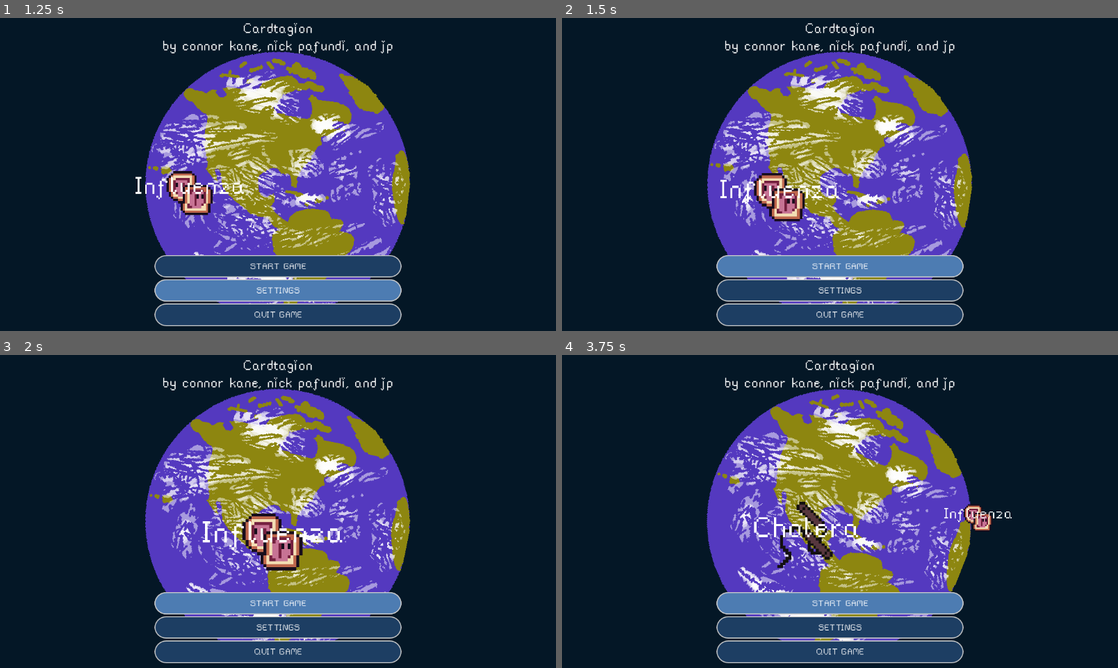
Above: before the commit, frames 1-4 (two rows, left to right).
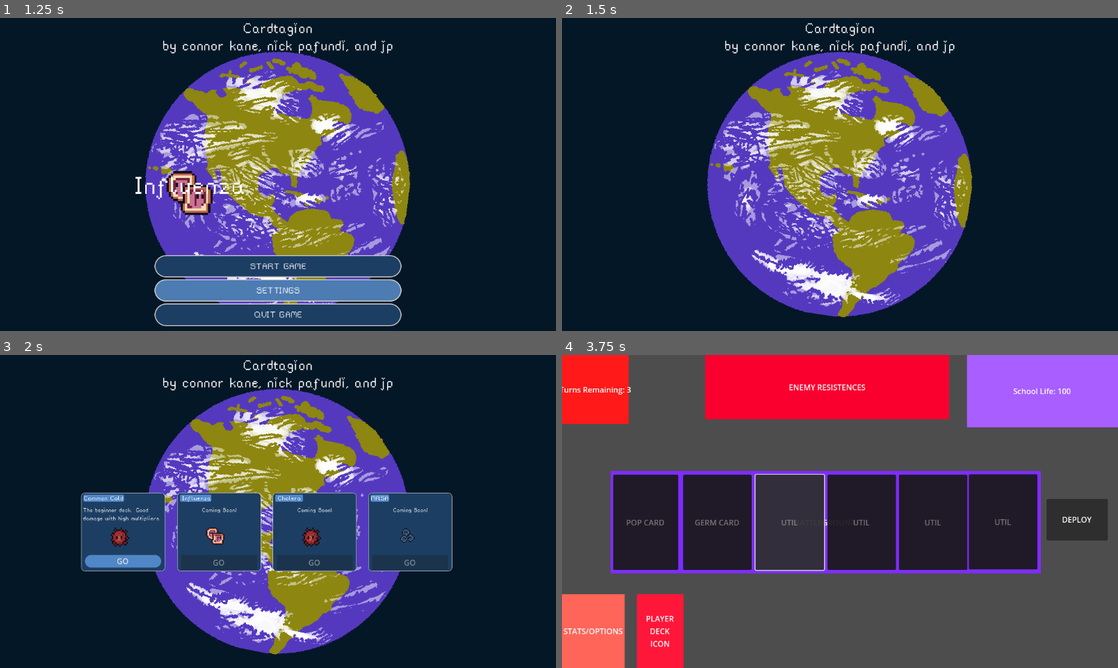
Above: after the commit, the same moments.

Repository: JPGFG/ld24
Game: Godot game, scene res://ui/start_menu.tscn
Two runs of this game, one before a commit and one after it. Both use one fixed random seed, a clock stepped at 60 frames per second and the inputs below. This scene is started directly instead of the project's main scene.
Inputs (mouse positions are in pixels of both pictures, inside the frame that each line leads up to):
- Up to frame 1 (1.25 s): click "SETTINGS" at 0.5 s
- Up to frame 2 (1.5 s): click "START GAME" at 1.25 s
- Up to frame 3 (2 s): no input
- Up to frame 4 (3.75 s): click (840, 602) at 2 s, where only the run before the commit has a clickable "START GAME"; click (684, 561) at 2.75 s, where only the run after the commit has a clickable "GO"; click (789, 520) at 3.52 s

Frame 1 is identical in both runs. In frame 2, 11% of the frame differs, in the area x 27-73%, y 49-99%; in frame 3, 25%; in frame 4, 100%, in the area x 0-100%, y 0-100%.

Commit message:
created and finished the interim start screen

Diff:
--- a/ui/start_menu.gd
+++ b/ui/start_menu.gd
@@ -2,10 +2,17 @@
 extends Control
 
 @export var animation_player: AnimationPlayer
+
+var main_scene = "res://scenes/game-board/gameboard.tscn"
+
 var germ_orbital_array : Array[GermOrbital]
 @onready var flu_line : Line2D = $"FluLine"
 @onready var flu_card : PanelContainer = $"InfluenzaBox"
 var flu_endpoint
+
+@export var main_menu_items: Array[Button]
+@export var sub_menu_items: Array[Button]
+@export var sub_menu_panels: Array[MarginContainer]
 
 func _ready():
 	for child in get_children():
@@ -33,3 +40,18 @@
 	#else:
 		#flu_line.visible = false
 	pass
+
+
+func _on_start_game_pressed():
+	for germ_orbital in germ_orbital_array:
+		germ_orbital.visible = false
+	for button in main_menu_items:
+		button.visible = false
+	await get_tree().create_timer(0.2).timeout
+	for panel in sub_menu_panels:
+		panel.visible = true
+
+
+
+func _on_cold_button_pressed():
+	get_tree().change_scene_to_file(main_scene)
--- a/ui/start_menu.tscn
+++ b/ui/start_menu.tscn
@@ -10,6 +10,7 @@
 [ext_resource type="Texture2D" uid="uid://duq2jd4pnqdi0" path="res://assets/sprites/ui/cholera_orbital.png" id="7_57bnj"]
 [ext_resource type="Texture2D" uid="uid://ck6myvovukkxk" path="res://assets/sprites/ui/cold_orbital.png" id="8_eiesc"]
 [ext_resource type="Texture2D" uid="uid://cv4ss37f3eccg" path="res://assets/sprites/ui/flu_orbital.png" id="9_hvsro"]
+[ext_resource type="Texture2D" uid="uid://bg4kx0g0707nt" path="res://assets/sprites/ui/title-menu-germ.png" id="11_ntm51"]
 
 [sub_resource type="LabelSettings" id="LabelSettings_iiylu"]
 font = ExtResource("4_yhmey")
@@ -75,7 +76,64 @@
 font = ExtResource("4_yhmey")
 font_color = Color(0.61339, 0.61339, 0.61339, 1)
 
-[node name="StartMenu" type="Control" node_paths=PackedStringArray("animation_player")]
+[sub_resource type="StyleBoxFlat" id="StyleBoxFlat_op2vw"]
+bg_color = Color(0.1131, 0.24232, 0.39, 1)
+border_width_left = 1
+border_width_top = 1
+border_width_right = 1
+border_width_bottom = 1
+border_blend = true
+corner_radius_top_left = 8
+corner_radius_top_right = 8
+corner_radius_bottom_right = 8
+corner_radius_bottom_left = 8
+
+[sub_resource type="StyleBoxFlat" id="StyleBoxFlat_yg3ja"]
+bg_color = Color(0.312, 0.5304, 0.78, 1)
+corner_radius_top_left = 3
+corner_radius_top_right = 3
+corner_radius_bottom_right = 3
+corner_radius_bottom_left = 3
+
+[sub_resource type="LabelSettings" id="LabelSettings_qp1nx"]
+font = ExtResource("4_yhmey")
+
+[sub_resource type="LabelSettings" id="LabelSettings_or1nn"]
+font = ExtResource("4_yhmey")
+font_size = 14
+
+[sub_resource type="Theme" id="Theme_ql6op"]
+Button/styles/disabled = null
+
+[sub_resource type="StyleBoxFlat" id="StyleBoxFlat_8b2m7"]
+bg_color = Color(0.312, 0.5304, 0.78, 1)
+corner_radius_top_left = 15
+corner_radius_top_right = 15
+corner_radius_bottom_right = 15
+corner_radius_bottom_left = 15
+
+[sub_resource type="StyleBoxFlat" id="StyleBoxFlat_3f44o"]
+bg_color = Color(0.336, 0.5712, 0.84, 1)
+corner_radius_top_left = 15
+corner_radius_top_right = 15
+corner_radius_bottom_right = 15
+corner_radius_bottom_left = 15
+
+[sub_resource type="StyleBoxFlat" id="StyleBoxFlat_26ruc"]
+bg_color = Color(0.204, 0.3468, 0.51, 1)
+corner_radius_top_left = 15
+corner_radius_top_right = 15
+corner_radius_bottom_right = 15
+corner_radius_bottom_left = 15
+
+[sub_resource type="StyleBoxFlat" id="StyleBoxFlat_8sul7"]
+bg_color = Color(0.1131, 0.24232, 0.39, 1)
+corner_radius_top_left = 15
+corner_radius_top_right = 15
+corner_radius_bottom_right = 15
+corner_radius_bottom_left = 15
+
+[node name="StartMenu" type="Control" node_paths=PackedStringArray("animation_player", "main_menu_items", "sub_menu_panels")]
 layout_mode = 3
 anchors_preset = 15
 anchor_right = 1.0
@@ -84,6 +142,8 @@
 grow_vertical = 2
 script = ExtResource("1_v5ikw")
 animation_player = NodePath("AnimationPlayer")
+main_menu_items = [NodePath("MarginContainer/VBoxContainer/StartGame"), NodePath("MarginContainer/VBoxContainer/Settings"), NodePath("MarginContainer/VBoxContainer/QuitGame")]
+sub_menu_panels = [NodePath("ColdDeckSelect"), NodePath("FluDeckSelect"), NodePath("MRSADeckSelect"), NodePath("CholeraDeckSelect")]
 
 [node name="BackGround" type="ColorRect" parent="."]
 layout_mode = 1
@@ -173,14 +233,14 @@
 [node name="VBoxContainer" type="VBoxContainer" parent="MarginContainer"]
 layout_mode = 2
 
-[node name="Button" type="Button" parent="MarginContainer/VBoxContainer"]
+[node name="StartGame" type="Button" parent="MarginContainer/VBoxContainer"]
 layout_mode = 2
 size_flags_vertical = 3
 theme = ExtResource("5_3hjga")
 icon_alignment = 1
 expand_icon = true
 
-[node name="Label" type="Label" parent="MarginContainer/VBoxContainer/Button"]
+[node name="Label" type="Label" parent="MarginContainer/VBoxContainer/StartGame"]
 layout_mode = 1
 anchors_preset = 8
 anchor_left = 0.5
@@ -196,14 +256,14 @@
 text = "START GAME"
 horizontal_alignment = 1
 
-[node name="Button2" type="Button" parent="MarginContainer/VBoxContainer"]
+[node name="Settings" type="Button" parent="MarginContainer/VBoxContainer"]
 layout_mode = 2
 size_flags_vertical = 3
 theme = ExtResource("5_3hjga")
 icon_alignment = 1
 expand_icon = true
 
-[node name="Label" type="Label" parent="MarginContainer/VBoxContainer/Button2"]
+[node name="Label" type="Label" parent="MarginContainer/VBoxContainer/Settings"]
 layout_mode = 1
 anchors_preset = 8
 anchor_left = 0.5
@@ -218,14 +278,14 @@
 grow_vertical = 2
 text = "SETTINGS"
 
-[node name="Button3" type="Button" parent="MarginContainer/VBoxContainer"]
+[node name="QuitGame" type="Button" parent="MarginContainer/VBoxContainer"]
 layout_mode = 2
 size_flags_vertical = 3
 theme = ExtResource("5_3hjga")
 icon_alignment = 1
 expand_icon = true
 
-[node name="Label" type="Label" parent="MarginContainer/VBoxContainer/Button3"]
+[node name="Label" type="Label" parent="MarginContainer/VBoxContainer/QuitGame"]
 layout_mode = 1
 anchors_preset = 8
 anchor_left = 0.5
@@ -341,3 +401,325 @@
 
 [node name="Line2D" type="Line2D" parent="InfluenzaBox"]
 position = Vector2(207, 1)
+
+[node name="ColdDeckSelect" type="MarginContainer" parent="."]
+visible = false
+layout_mode = 1
+anchors_preset = 8
+anchor_left = 0.5
+anchor_top = 0.5
+anchor_right = 0.5
+anchor_bottom = 0.5
+offset_left = -408.0
+offset_top = -39.0
+offset_right = -234.0
+offset_bottom = 124.0
+grow_horizontal = 2
+grow_vertical = 2
+
+[node name="Panel" type="Panel" parent="ColdDeckSelect"]
+layout_mode = 2
+theme_override_styles/panel = SubResource("StyleBoxFlat_op2vw")
+
+[node name="VBoxContainer" type="VBoxContainer" parent="ColdDeckSelect/Panel"]
+layout_mode = 0
+offset_right = 171.0
+offset_bottom = 60.0
+
+[node name="MarginContainer" type="MarginContainer" parent="ColdDeckSelect/Panel/VBoxContainer"]
+layout_mode = 2
+theme_override_constants/margin_left = 5
+theme_override_constants/margin_top = 4
+theme_override_constants/margin_right = 82
+theme_override_constants/margin_bottom = 2
+
+[node name="Panel" type="Panel" parent="ColdDeckSelect/Panel/VBoxContainer/MarginContainer"]
+layout_mode = 2
+theme_override_styles/panel = SubResource("StyleBoxFlat_yg3ja")
+
+[node name="Label" type="Label" parent="ColdDeckSelect/Panel/VBoxContainer/MarginContainer"]
+layout_mode = 2
+text = "Common Cold"
+label_settings = SubResource("LabelSettings_qp1nx")
+
+[node name="TextDescription" type="MarginContainer" parent="ColdDeckSelect/Panel/VBoxContainer"]
+layout_mode = 2
+theme_override_constants/margin_left = 4
+theme_override_constants/margin_top = 4
+
+[node name="Label" type="Label" parent="ColdDeckSelect/Panel/VBoxContainer/TextDescription"]
+layout_mode = 2
+text = "The beginner deck.  Good
+damage with high multipliers."
+label_settings = SubResource("LabelSettings_or1nn")
+
+[node name="MarginContainer2" type="MarginContainer" parent="ColdDeckSelect/Panel"]
+layout_mode = 2
+offset_top = 127.0
+offset_right = 174.0
+offset_bottom = 157.0
+theme_override_constants/margin_left = 8
+theme_override_constants/margin_top = 2
+theme_override_constants/margin_right = 8
+theme_override_constants/margin_bottom = 2
+
+[node name="ColdButton" type="Button" parent="ColdDeckSelect/Panel/MarginContainer2"]
+layout_mode = 2
+theme = SubResource("Theme_ql6op")
+theme_override_styles/normal = SubResource("StyleBoxFlat_8b2m7")
+theme_override_styles/hover = SubResource("StyleBoxFlat_3f44o")
+theme_override_styles/pressed = SubResource("StyleBoxFlat_26ruc")
+theme_override_styles/focus = SubResource("StyleBoxFlat_8sul7")
+text = "GO"
+
+[node name="TextureRect" type="TextureRect" parent="ColdDeckSelect/Panel"]
+layout_mode = 0
+offset_left = 49.0
+offset_top = 59.0
+offset_right = 89.0
+offset_bottom = 99.0
+scale = Vector2(1.5, 1.5)
+texture = ExtResource("11_ntm51")
+
+[node name="FluDeckSelect" type="MarginContainer" parent="."]
+visible = false
+layout_mode = 1
+anchors_preset = 8
+anchor_left = 0.5
+anchor_top = 0.5
+anchor_right = 0.5
+anchor_bottom = 0.5
+offset_left = -209.0
+offset_top = -39.0
+offset_right = -35.0
+offset_bottom = 124.0
+grow_horizontal = 2
+grow_vertical = 2
+
+[node name="Panel" type="Panel" parent="FluDeckSelect"]
+layout_mode = 2
+theme_override_styles/panel = SubResource("StyleBoxFlat_op2vw")
+
+[node name="VBoxContainer" type="VBoxContainer" parent="FluDeckSelect/Panel"]
+layout_mode = 0
+offset_right = 171.0
+offset_bottom = 60.0
+
+[node name="MarginContainer" type="MarginContainer" parent="FluDeckSelect/Panel/VBoxContainer"]
+layout_mode = 2
+theme_override_constants/margin_left = 6
+theme_override_constants/margin_top = 4
+theme_override_constants/margin_right = 100
+theme_override_constants/margin_bottom = 2
+
+[node name="Panel" type="Panel" parent="FluDeckSelect/Panel/VBoxContainer/MarginContainer"]
+layout_mode = 2
+theme_override_styles/panel = SubResource("StyleBoxFlat_yg3ja")
+
+[node name="Label" type="Label" parent="FluDeckSelect/Panel/VBoxContainer/MarginContainer"]
+layout_mode = 2
+text = " Influenza"
+label_settings = SubResource("LabelSettings_qp1nx")
+
+[node name="TextDescription" type="MarginContainer" parent="FluDeckSelect/Panel/VBoxContainer"]
+layout_mode = 2
+theme_override_constants/margin_left = 4
+theme_override_constants/margin_top = 4
+
+[node name="Label" type="Label" parent="FluDeckSelect/Panel/VBoxContainer/TextDescription"]
+layout_mode = 2
+text = "Coming Soon!"
+label_settings = SubResource("LabelSettings_or1nn")
+horizontal_alignment = 1
+
+[node name="MarginContainer2" type="MarginContainer" parent="FluDeckSelect/Panel"]
+layout_mode = 2
+offset_top = 127.0
+offset_right = 174.0
+offset_bottom = 157.0
+theme_override_constants/margin_left = 8
+theme_override_constants/margin_top = 2
+theme_override_constants/margin_right = 8
+theme_override_constants/margin_bottom = 2
+
+[node name="Button" type="Button" parent="FluDeckSelect/Panel/MarginContainer2"]
+layout_mode = 2
+theme = SubResource("Theme_ql6op")
+theme_override_styles/normal = SubResource("StyleBoxFlat_8b2m7")
+theme_override_styles/hover = SubResource("StyleBoxFlat_3f44o")
+theme_override_styles/pressed = SubResource("StyleBoxFlat_26ruc")
+theme_override_styles/focus = SubResource("StyleBoxFlat_8sul7")
+disabled = true
+text = "GO"
+
+[node name="TextureRect" type="TextureRect" parent="FluDeckSelect/Panel"]
+layout_mode = 0
+offset_left = 49.0
+offset_top = 59.0
+offset_right = 89.0
+offset_bottom = 99.0
+scale = Vector2(1.5, 1.5)
+texture = ExtResource("9_hvsro")
+
+[node name="MRSADeckSelect" type="MarginContainer" parent="."]
+visible = false
+layout_mode = 1
+anchors_preset = 8
+anchor_left = 0.5
+anchor_top = 0.5
+anchor_right = 0.5
+anchor_bottom = 0.5
+offset_left = 187.0
+offset_top = -39.0
+offset_right = 361.0
+offset_bottom = 124.0
+grow_horizontal = 2
+grow_vertical = 2
+
+[node name="Panel" type="Panel" parent="MRSADeckSelect"]
+layout_mode = 2
+theme_override_styles/panel = SubResource("StyleBoxFlat_op2vw")
+
+[node name="VBoxContainer" type="VBoxContainer" parent="MRSADeckSelect/Panel"]
+layout_mode = 0
+offset_right = 171.0
+offset_bottom = 60.0
+
+[node name="MarginContainer" type="MarginContainer" parent="MRSADeckSelect/Panel/VBoxContainer"]
+layout_mode = 2
+theme_override_constants/margin_left = 5
+theme_override_constants/margin_top = 4
+theme_override_constants/margin_right = 128
+theme_override_constants/margin_bottom = 2
+
+[node name="Panel" type="Panel" parent="MRSADeckSelect/Panel/VBoxContainer/MarginContainer"]
+layout_mode = 2
+theme_override_styles/panel = SubResource("StyleBoxFlat_yg3ja")
+
+[node name="Label" type="Label" parent="MRSADeckSelect/Panel/VBoxContainer/MarginContainer"]
+layout_mode = 2
+text = "MRSA"
+label_settings = SubResource("LabelSettings_qp1nx")
+
+[node name="TextDescription" type="MarginContainer" parent="MRSADeckSelect/Panel/VBoxContainer"]
+layout_mode = 2
+theme_override_constants/margin_left = 4
+theme_override_constants/margin_top = 4
+
+[node name="Label" type="Label" parent="MRSADeckSelect/Panel/VBoxContainer/TextDescription"]
+layout_mode = 2
+text = "Coming Soon!"
+label_settings = SubResource("LabelSettings_or1nn")
+horizontal_alignment = 1
+
+[node name="MarginContainer2" type="MarginContainer" parent="MRSADeckSelect/Panel"]
+layout_mode = 2
+offset_top = 127.0
+offset_right = 174.0
+offset_bottom = 157.0
+theme_override_constants/margin_left = 8
+theme_override_constants/margin_top = 2
+theme_override_constants/margin_right = 8
+theme_override_constants/margin_bottom = 2
+
+[node name="Button" type="Button" parent="MRSADeckSelect/Panel/MarginContainer2"]
+layout_mode = 2
+theme = SubResource("Theme_ql6op")
+theme_override_styles/normal = SubResource("StyleBoxFlat_8b2m7")
+theme_override_styles/hover = SubResource("StyleBoxFlat_3f44o")
+theme_override_styles/pressed = SubResource("StyleBoxFlat_26ruc")
+theme_override_styles/focus = SubResource("StyleBoxFlat_8sul7")
+disabled = true
+text = "GO"
+
+[node name="TextureRect" type="TextureRect" parent="MRSADeckSelect/Panel"]
+layout_mode = 0
+offset_left = 49.0
+offset_top = 59.0
+offset_right = 89.0
+offset_bottom = 99.0
+scale = Vector2(1.5, 1.5)
+texture = ExtResource("6_d4d6n")
+
+[node name="CholeraDeckSelect" type="MarginContainer" parent="."]
+visible = false
+layout_mode = 1
+anchors_preset = 8
+anchor_left = 0.5
+anchor_top = 0.5
+anchor_right = 0.5
+anchor_bottom = 0.5
+offset_left = -11.0
+offset_top = -39.0
+offset_right = 163.0
+offset_bottom = 124.0
+grow_horizontal = 2
+grow_vertical = 2
+
+[node name="Panel" type="Panel" parent="CholeraDeckSelect"]
+layout_mode = 2
+theme_override_styles/panel = SubResource("StyleBoxFlat_op2vw")
+
+[node name="VBoxContainer" type="VBoxContainer" parent="CholeraDeckSelect/Panel"]
+layout_mode = 0
+offset_right = 171.0
+offset_bottom = 60.0
+
+[node name="MarginContainer" type="MarginContainer" parent="CholeraDeckSelect/Panel/VBoxContainer"]
+layout_mode = 2
+theme_override_constants/margin_left = 5
+theme_override_constants/margin_top = 4
+theme_override_constants/margin_right = 108
+theme_override_constants/margin_bottom = 2
+
+[node name="Panel" type="Panel" parent="CholeraDeckSelect/Panel/VBoxContainer/MarginContainer"]
+layout_mode = 2
+theme_override_styles/panel = SubResource("StyleBoxFlat_yg3ja")
+
+[node name="Label" type="Label" parent="CholeraDeckSelect/Panel/VBoxContainer/MarginContainer"]
+layout_mode = 2
+text = " Cholera"
+label_settings = SubResource("LabelSettings_qp1nx")
+
+[node name="TextDescription" type="MarginContainer" parent="CholeraDeckSelect/Panel/VBoxContainer"]
+layout_mode = 2
+theme_override_constants/margin_left = 4
+theme_override_constants/margin_top = 4
+
+[node name="Label" type="Label" parent="CholeraDeckSelect/Panel/VBoxContainer/TextDescription"]
+layout_mode = 2
+text = "Coming Soon!"
+label_settings = SubResource("LabelSettings_or1nn")
+horizontal_alignment = 1
+
+[node name="MarginContainer2" type="MarginContainer" parent="CholeraDeckSelect/Panel"]
+layout_mode = 2
+offset_top = 127.0
+offset_right = 174.0
+offset_bottom = 157.0
+theme_override_constants/margin_left = 8
+theme_override_constants/margin_top = 2
+theme_override_constants/margin_right = 8
+theme_override_constants/margin_bottom = 2
+
+[node name="Button" type="Button" parent="CholeraDeckSelect/Panel/MarginContainer2"]
+layout_mode = 2
+theme = SubResource("Theme_ql6op")
+theme_override_styles/normal = SubResource("StyleBoxFlat_8b2m7")
+theme_override_styles/hover = SubResource("StyleBoxFlat_3f44o")
+theme_override_styles/pressed = SubResource("StyleBoxFlat_26ruc")
+theme_override_styles/focus = SubResource("StyleBoxFlat_8sul7")
+disabled = true
+text = "GO"
+
+[node name="TextureRect" type="TextureRect" parent="CholeraDeckSelect/Panel"]
+layout_mode = 0
+offset_left = 49.0
+offset_top = 59.0
+offset_right = 89.0
+offset_bottom = 99.0
+scale = Vector2(1.5, 1.5)
+texture = ExtResource("11_ntm51")
+
+[connection signal="pressed" from="MarginContainer/VBoxContainer/StartGame" to="." method="_on_start_game_pressed"]
+[connection signal="pressed" from="ColdDeckSelect/Panel/MarginContainer2/ColdButton" to="." method="_on_cold_button_pressed"]
Not shown: 1 places in ui/start_menu.tscn that only renumber resources
